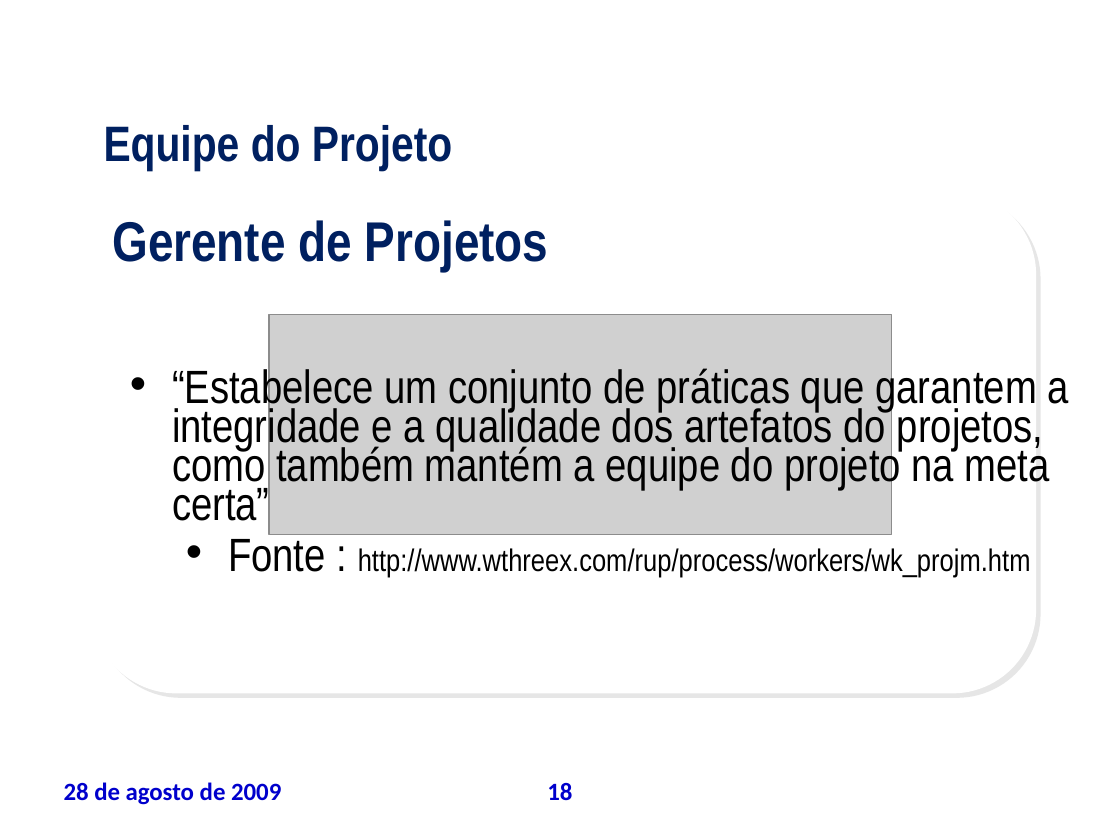
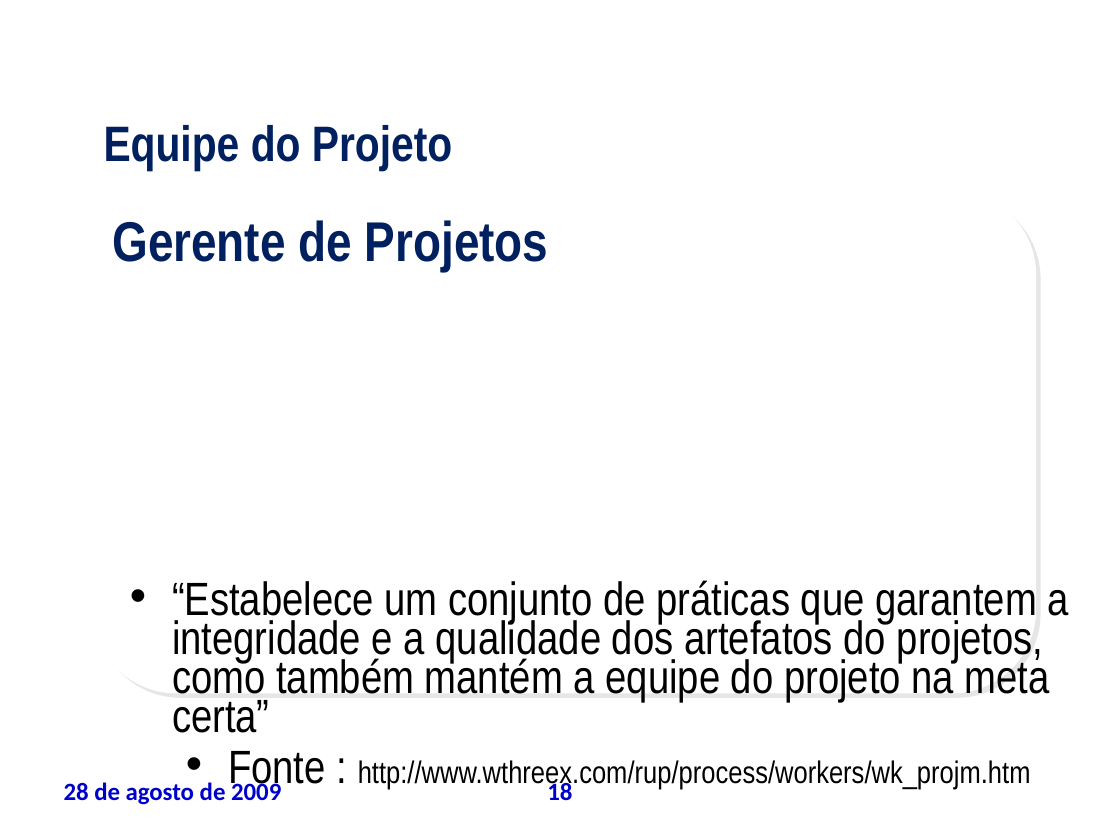
Before and after one commit to leoevaristo/psa20092, a slide deck: slide 18 of ARTEFATOS/TAP_apresentacao.ppt. Drawn at 1120x840 pixels with LibreOffice and Linux fonts; fonts in the diff are those of the drawing; grey boxes stand for pictures; background and template pictures are left out. Boxes give left, top, right and bottom in pixels: in the first picture for what was removed or moved away, otherwise in the second. Text is boxed around its words. In the diff, an @@ line names an element or a change of style, - is before the commit and + after.

```diff
--- a/ARTEFATOS/TAP_apresentacao.ppt
+++ b/ARTEFATOS/TAP_apresentacao.ppt
@@ picture removed at (x1=269, y1=315, x2=892, y2=535) @@
@@ text "“Estabelece um conjunto de práticas ..." moved from (x1=172, y1=365, x2=1069, y2=577) to (x1=172, y1=580, x2=1069, y2=793) @@
```
Also in this commit, not shown: 19 other slides changed.
